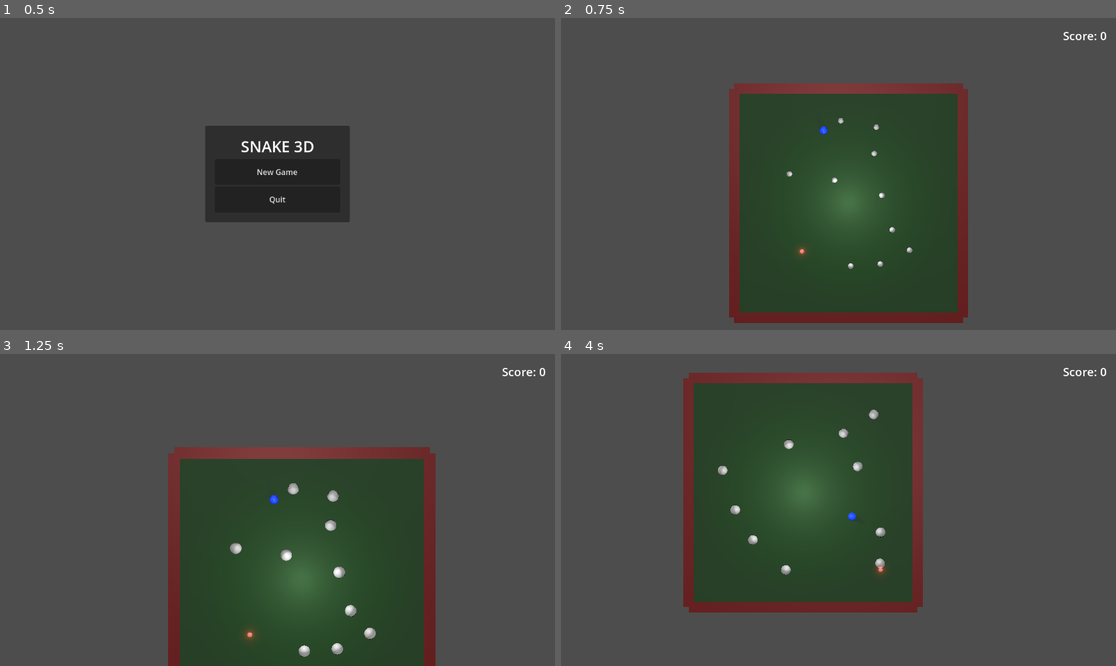
Above: before the commit, frames 1-4 (two rows, left to right).
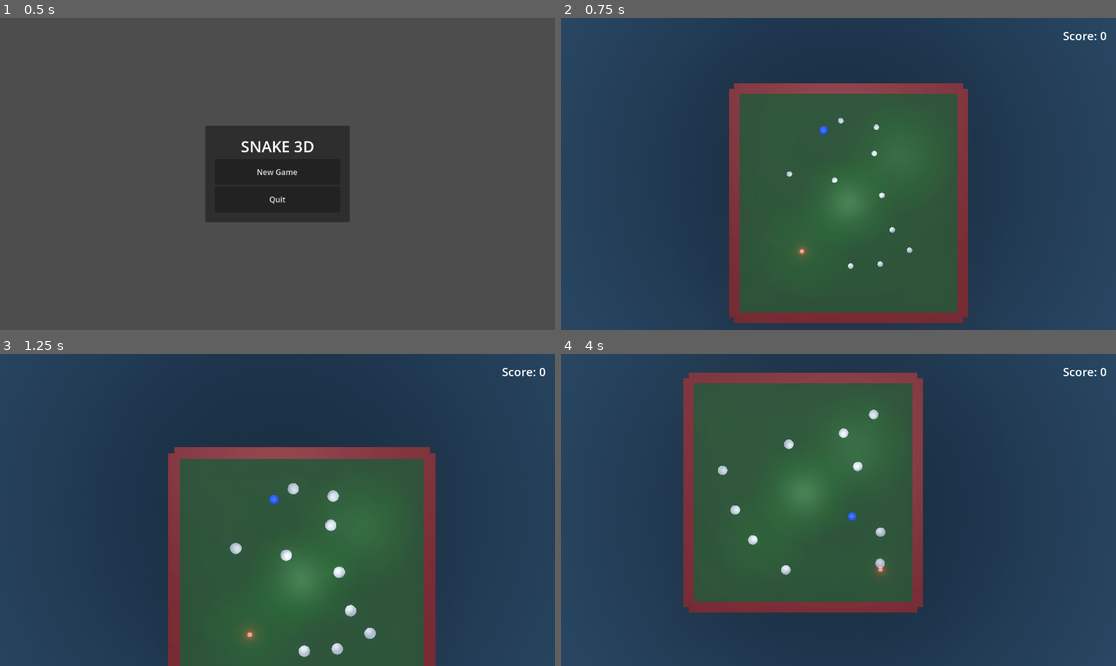
Above: after the commit, the same moments.

Repository: bluehexagons/snakeproject
Game: Godot game, scene res://scenes/main_menu.tscn
Same seed, same stepped clock (60 frames per second), same inputs: the game is played once before the commit and once after it.
Inputs:
- Up to frame 1 (0.5 s): no input
- Up to frame 2 (0.75 s): click "New Game" at 0.5 s
- Up to frame 3 (1.25 s): no input
- Up to frame 4 (4 s): hold D (move_right) 1.28-2.03 s; hold S (move_down) 2.03-2.78 s; hold D (move_right) 2.78-3.5 s; click "Retry" at 3.5 s

Frame 1 is identical in both runs. In frame 2, 70% of the frame differs, in the area x 0-100%, y 0-100%; in frame 3, 70%; in frame 4, 70%.

Commit message:
(AI) Visual changes

Diff:
--- a/scenes/main.tscn
+++ b/scenes/main.tscn
@@ -1,14 +1,41 @@
-[gd_scene load_steps=6 format=3 uid="uid://b6s0if4c7k0x"]
+[gd_scene load_steps=9 format=3 uid="uid://b6s0if4c7k0x"]
 
 [ext_resource type="Script" path="res://scripts/game_manager.gd" id="1_script"]
 [ext_resource type="PackedScene" uid="uid://dbkt4gaf6xf28" path="res://scenes/ui.tscn" id="2_ui"]
 [ext_resource type="PackedScene" path="res://scenes/barrier.tscn" id="3_barrier"]
 
+[sub_resource type="ProceduralSkyMaterial" id="ProceduralSkyMaterial_1"]
+sky_top_color = Color(0.12, 0.2, 0.3, 1)
+sky_horizon_color = Color(0.2, 0.3, 0.4, 1)
+ground_bottom_color = Color(0.1, 0.15, 0.2, 1)
+ground_horizon_color = Color(0.2, 0.3, 0.4, 1)
+
+[sub_resource type="Sky" id="Sky_1"]
+sky_material = SubResource("ProceduralSkyMaterial_1")
+
+[sub_resource type="Environment" id="Environment_1"]
+background_mode = 2
+sky = SubResource("Sky_1")
+ambient_light_source = 3
+ambient_light_color = Color(0.4, 0.5, 0.6, 1)
+ambient_light_sky_contribution = 0.2
+ambient_light_energy = 0.3
+tonemap_mode = 2
+ssao_enabled = true
+glow_enabled = true
+glow_bloom = 0.2
+glow_hdr_threshold = 0.9
+fog_enabled = true
+fog_light_color = Color(0.2, 0.22, 0.25, 1)
+fog_density = 0.004
+fog_sky_affect = 0.2
+volumetric_fog_density = 0.01
+
 [sub_resource type="PlaneMesh" id="PlaneMesh_1"]
-size = Vector2(22, 22)  ; Increased to match barrier bounds
+size = Vector2(22, 22)
 
 [sub_resource type="StandardMaterial3D" id="StandardMaterial3D_1"]
-albedo_color = Color(0.15, 0.25, 0.15, 1)  ; Darker, richer green
+albedo_color = Color(0.15, 0.25, 0.15, 1)
 metallic = 0.1
 metallic_specular = 0.2
 roughness = 0.7
@@ -18,19 +45,21 @@
 [node name="Main" type="Node3D" groups=["game_manager"]]
 script = ExtResource("1_script")
 
+[node name="WorldEnvironment" type="WorldEnvironment" parent="."]
+environment = SubResource("Environment_1")
+
 [node name="GameplayContainer" type="Node3D" parent="."]
 process_mode = 1
 
 [node name="Ground" type="MeshInstance3D" parent="GameplayContainer"]
+cast_shadow = 2
 mesh = SubResource("PlaneMesh_1")
 surface_material_override/0 = SubResource("StandardMaterial3D_1")
-cast_shadow = 2  ; Enable shadow receiving
 
 [node name="DirectionalLight3D" type="DirectionalLight3D" parent="GameplayContainer"]
 transform = Transform3D(-0.999935, 0.00875719, -0.00734812, -0.00523492, 0.220651, 0.975339, 0.0101627, 0.975313, -0.220592, 0, 5, 0)
+light_energy = 0.5
 shadow_enabled = true
-shadow_bias = 0.02
-shadow_normal_bias = 1.5
 shadow_blur = 1.5
 directional_shadow_mode = 0
 directional_shadow_split_2 = 0.4
@@ -41,8 +70,24 @@
 
 [node name="OmniLight3D" type="OmniLight3D" parent="GameplayContainer"]
 transform = Transform3D(1, 0, 0, 0, 1, 0, 0, 0, 1, 0, 1.92457, 0)
+light_energy = 0.7
 shadow_enabled = true
-omni_range = 17.2911
+omni_range = 12.0
+omni_attenuation = 1.5
+
+[node name="OmniLight3D2" type="OmniLight3D" parent="GameplayContainer/OmniLight3D"]
+transform = Transform3D(1, 0, 0, 0, 1, 0, 0, 0, 1, 5.19446, 1.92457, -4.52936)
+light_energy = 0.7
+shadow_enabled = true
+omni_range = 12.0
+omni_attenuation = 1.5
+
+[node name="OmniLight3D3" type="OmniLight3D" parent="GameplayContainer/OmniLight3D"]
+transform = Transform3D(1, 0, 0, 0, 1, 0, 0, 0, 1, -4.23103, 3.84914, 4.53575)
+light_energy = 0.7
+shadow_enabled = true
+omni_range = 12.0
+omni_attenuation = 1.5
 
 [node name="Camera3D" type="Camera3D" parent="GameplayContainer"]
 transform = Transform3D(1, 0, 0, 0, -4.37114e-08, 1, 0, -1, -4.37114e-08, 0, 10, 0)
--- a/scripts/game_manager.gd
+++ b/scripts/game_manager.gd
@@ -28,6 +28,8 @@
 const SAFE_SPAWN_DISTANCE = 4.0  # Minimum distance from player for dangerous rocks
 const SAFE_FORWARD_ANGLE = 60.0  # Angle in degrees to check in front of player
 
+const CAMERA_OFFSET = Vector3(0, 0, 0)  # Offset from target to maintain perspective
+
 var target_camera_pos: Vector3
 var target_camera_rot: Vector3
 
@@ -92,19 +94,20 @@
 
 	var player = gameplay_container.get_node_or_null("Player")
 	if player:
-			# Calculate predicted position based on player velocity
+		# Calculate predicted position based on player velocity
 		var prediction = Vector3.ZERO
 		if player.velocity.length() > 0.1:
 			prediction = player.velocity.normalized() * CAMERA_PREDICTION_STRENGTH
 
-		# Update target position to follow player with prediction
-		var target_x = player.position.x + prediction.x
-		var target_z = player.position.z + prediction.z
-		var target_y = camera_height  # Height changes are handled separately
-
-		target_camera_pos = Vector3(target_x, target_y, target_z)
-
-		# Separate axis smoothing
+		# Update target position to follow player with prediction and offset
+		var target_pos = player.position + prediction
+		target_camera_pos = Vector3(
+			target_pos.x + CAMERA_OFFSET.x,
+			camera_height,
+			target_pos.z + CAMERA_OFFSET.z
+		)
+
+		# Update camera position with smoothing
 		var new_pos = camera.position
 		new_pos.x = lerp(new_pos.x, target_camera_pos.x, delta * CAMERA_HORIZONTAL_SMOOTHING)
 		new_pos.z = lerp(new_pos.z, target_camera_pos.z, delta * CAMERA_HORIZONTAL_SMOOTHING)
